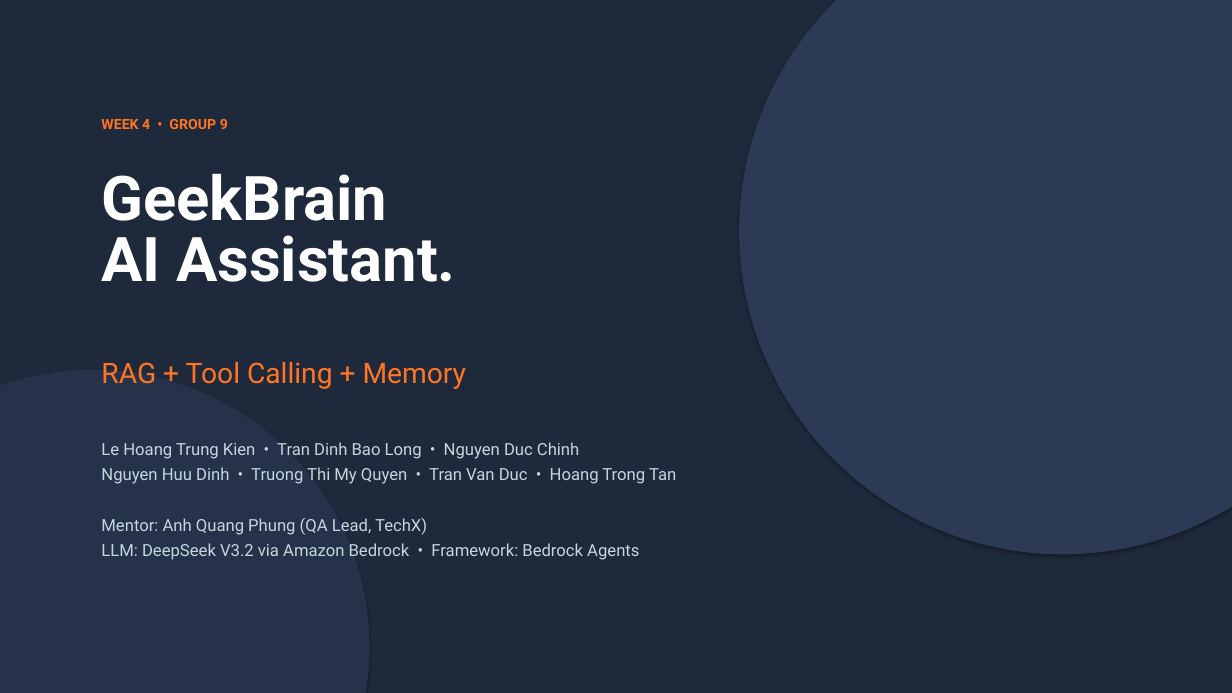
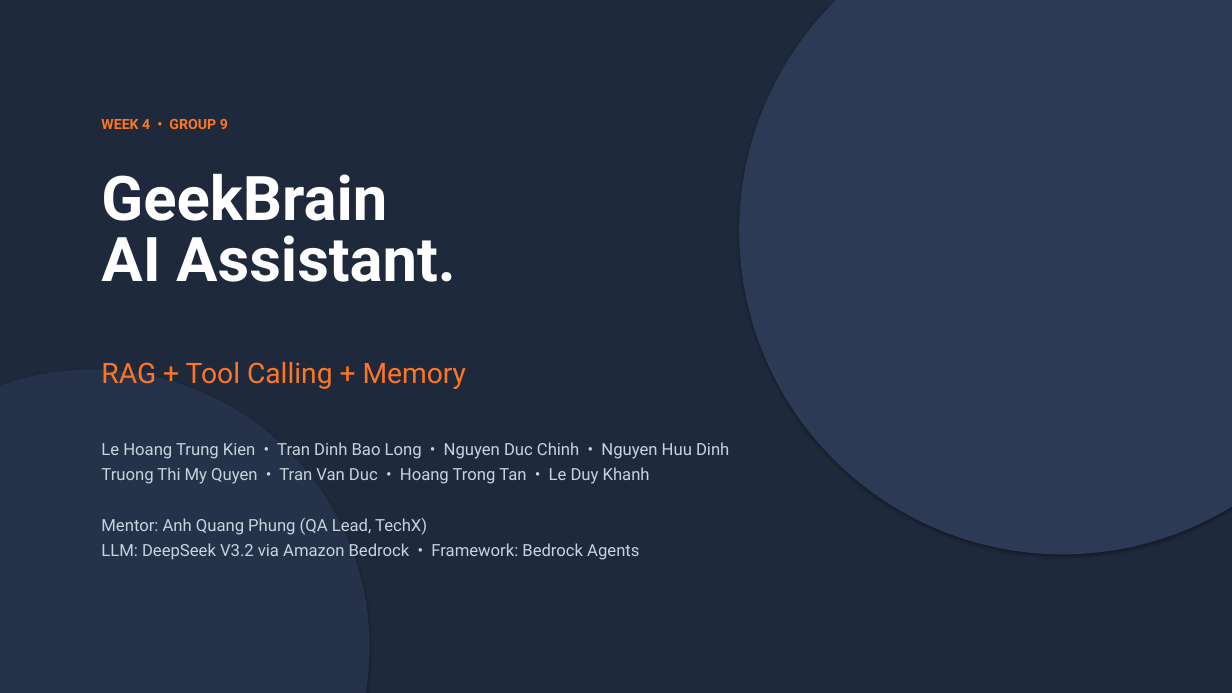
Before and after one commit to NguyenHuuDinh135/G9-W4, a slide deck: slide 1 of slides/W4_presentation.pptx. Drawn at 1232x693 pixels with LibreOffice and Linux fonts; fonts in the diff are those of the drawing. Boxes give left, top, right and bottom in pixels: in the first picture for what was removed or moved away, otherwise in the second. Text is boxed around its words. In the diff, an @@ line names an element or a change of style, - is before the commit and + after.

```diff
--- a/slides/W4_presentation.pptx
+++ b/slides/W4_presentation.pptx
@@ text at (101,442,729,484): text changed @@
-Le Hoang Trung Kien • Tran Dinh Bao Long • Nguyen Duc Chinh
-Nguyen Huu Dinh • Truong Thi My Quyen • Tran Van Duc • Hoang Trong Tan
+Le Hoang Trung Kien • Tran Dinh Bao Long • Nguyen Duc Chinh • Nguyen Huu Dinh
+Truong Thi My Quyen • Tran Van Duc • Hoang Trong Tan • Le Duy Khanh
```
Also in this commit, not shown: 3 other files.
